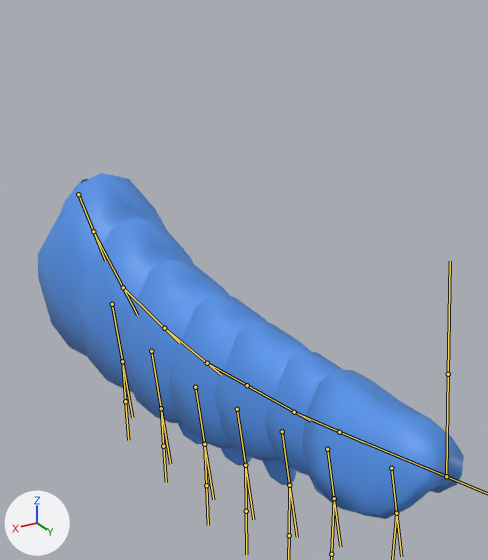
One commit to the FBX model Assets/Models/Shrimp/Cherry/Shrimp_Tail_Cherry.fbx: the scene before it, then after it.
Both versions are drawn from a 50 mm camera at (0.561, 1.854, 0.54) aimed at (-0.09, 0.77, -0.003). Lighting does not change. The marker at lower left points along +X, +Y and +Z. The bones that bend it are drawn over the model as lines.

In view in the first picture: 'Tail_end_low', 'Tail_low.001', 'Tail_low.002', 'Tail_low.003', 'Tail_low.004', 'Tail_low.005', 'Tail_low.006', 'guts_low', 'swimeret_low.002', 'swimeret_low.003', 'swimeret_low.004', 'swimeret_low.005'.
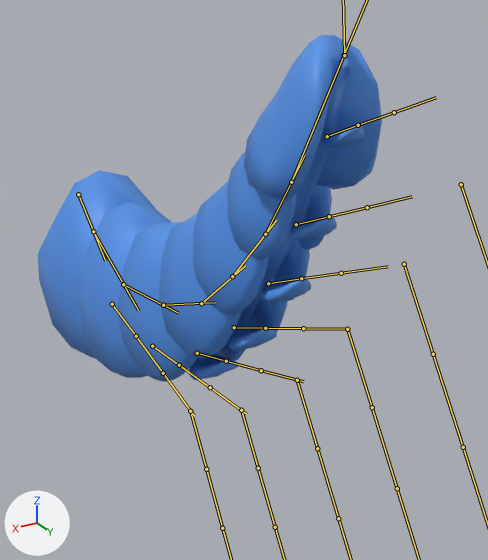
The newer file adds an action. The first version stands in its rest pose; the second is drawn at frame 41 of the action 'Tail|Tail.001|Tail|TailAction.001'.

Location of each change, (x1, y1, x2, y2) in pixels of the pictures (488 x 560 px):
'Tail_end_low', posed (15% narrower, 9% taller): before (302, 369, 464, 519); after (244, 35, 382, 199)
'Tail_low.005', posed: before (215, 322, 311, 461); after (193, 182, 310, 315)
'Tail_low.003', posed: before (121, 260, 231, 423); after (117, 222, 246, 382)
'Tail_low.004', posed: before (169, 295, 269, 448); after (159, 213, 287, 359)
'Tail_low.002', posed: before (76, 217, 194, 392); after (74, 202, 172, 378)
'Tail_low.006', posed: before (265, 351, 342, 476); after (227, 152, 332, 260)
'Tail_low.001', posed: before (37, 173, 167, 357); after (38, 170, 156, 359)
'guts_low', posed: before (61, 179, 449, 488); after (227, 55, 352, 344)
'swimeret_low.004', posed: before (263, 460, 296, 485); after (262, 278, 311, 303)
'swimeret_low.003', posed: before (221, 448, 251, 465); after (228, 326, 277, 351)
'swimeret_low.002', posed: before (178, 423, 206, 444); after (189, 354, 238, 380)
'swimeret_low.005', posed: before (309, 476, 324, 496); after (291, 216, 337, 240)
'swimeret_low.006', posed (not visible before): after (323, 125, 364, 148)
bone 'Tail.002', root to tip: before (93, 231) to (137, 315); after (93, 231) to (138, 310)
bone 'Tail.003', root to tip: before (123, 287) to (179, 343); after (123, 284) to (178, 313)
bone 'Tail.004', root to tip: before (164, 328) to (221, 375); after (163, 305) to (215, 302)
bone 'Tail.005', root to tip: before (207, 363) to (263, 394); after (201, 303) to (245, 265)
bone 'Tail.006', root to tip: before (247, 385) to (310, 420); after (232, 276) to (276, 220)
bone 'Tail.007', root to tip: before (294, 412) to (364, 442); after (265, 234) to (305, 155)
bone 'Tail.008', root to tip: before (339, 432) to (446, 476); after (291, 182) to (344, 55)
bone 'Swimeret.006', root to tip: before (391, 468) to (396, 513); after (327, 136) to (358, 125)
bone 'Swimeret.005', root to tip: before (327, 449) to (334, 498); after (296, 224) to (329, 216)
bone 'Swimeret.004', root to tip: before (282, 431) to (289, 485); after (268, 283) to (301, 278)
bone 'Swimeret.003', root to tip: before (237, 409) to (245, 465); after (234, 327) to (265, 328)
bone 'Swimeret.002', root to tip: before (195, 387) to (204, 444); after (197, 353) to (226, 361)
bone 'Swimeret.001', root to tip: before (151, 351) to (161, 408); after (152, 346) to (179, 365)
bone 'Swimeret', root to tip: before (112, 304) to (122, 361); after (112, 304) to (136, 336)

The change in detail:
Bone 'Tail.002' (bone_tail_002) turns from (0, 0, 0) to (3, 0, 0) degrees about its own x, y and z.
Bone 'Tail.003' (bone_tail_003) turns from (0, 0, 0) to (8, 0, 0) degrees about its own x, y and z.
Bone 'Tail.004' (bone_tail_004) turns from (0, 0, 0) to (9, 0, 0) degrees about its own x, y and z.
Bone 'Tail.005' (bone_tail_005) turns from (0, 0, 0) to (8, 0, 0) degrees about its own x, y and z.
Bone 'Tail.006' (bone_tail_006) turns from (0, 0, 0) to (7, 0, 0) degrees about its own x, y and z.
Bone 'Tail.007' (bone_tail_007) turns from (0, 0, 0) to (5, 0, 0) degrees about its own x, y and z.
Bone 'Tail.008' (bone_tail_008) turns from (0, 0, 0) to (3, 0, 0) degrees about its own x, y and z.
Bone 'Swimeret.006' (bone_swimeret_006) turns from (0, 0, 0) to (55, 0, 0) degrees about its own x, y and z.
Bone 'Swimeret.005' (bone_swimeret_005) turns from (0, 0, 0) to (62, 0, 0) degrees about its own x, y and z.
Bone 'Swimeret.004' (bone_swimeret_004) turns from (0, 0, 0) to (70, 0, 0) degrees about its own x, y and z.
Bone 'Swimeret.003' (bone_swimeret_003) turns from (0, 0, 0) to (77, 0, 0) degrees about its own x, y and z.
Bone 'Swimeret.002' (bone_swimeret_002) turns from (0, 0, 0) to (82, 0, 0) degrees about its own x, y and z.
Bone 'Swimeret.001' (bone_swimeret_001) turns from (0, 0, 0) to (80, 0, 0) degrees about its own x, y and z.
Bone 'Swimeret' (bone_swimeret) turns from (0, 0, 0) to (65, 0, 0) degrees about its own x, y and z.
Bone 'Tail.end.IK' (bone_tail_end_ik) moves from (0.0, 0.0, 0.0) to (0.0, 0.505, 0.177).
